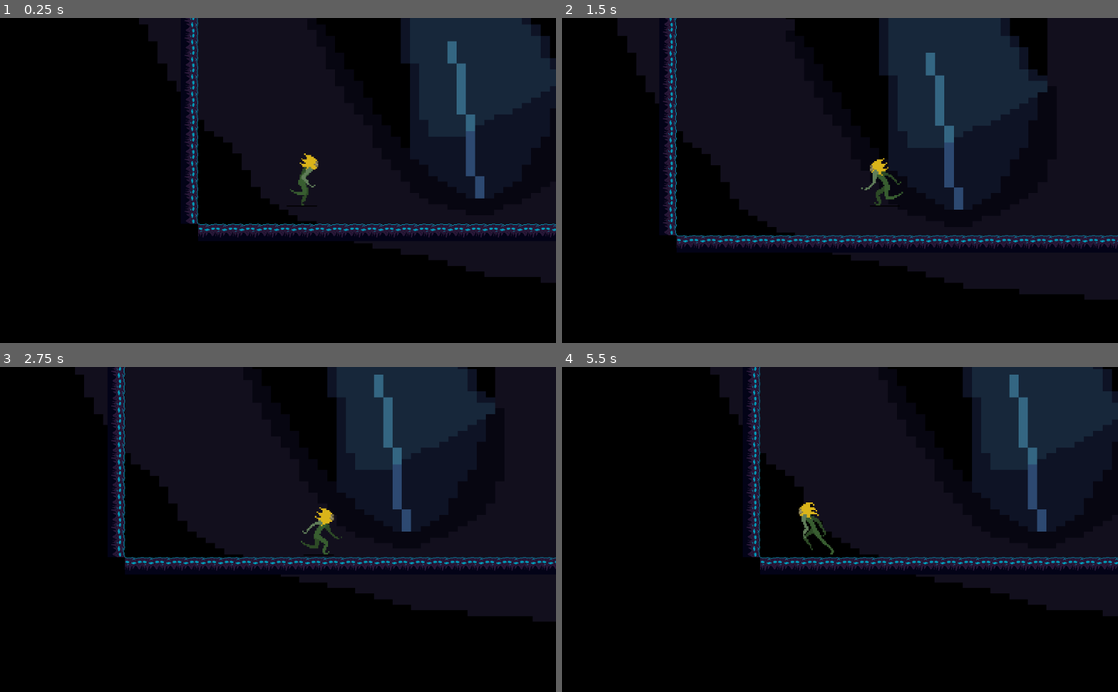
Above: before the commit, frames 1-4 (two rows, left to right).
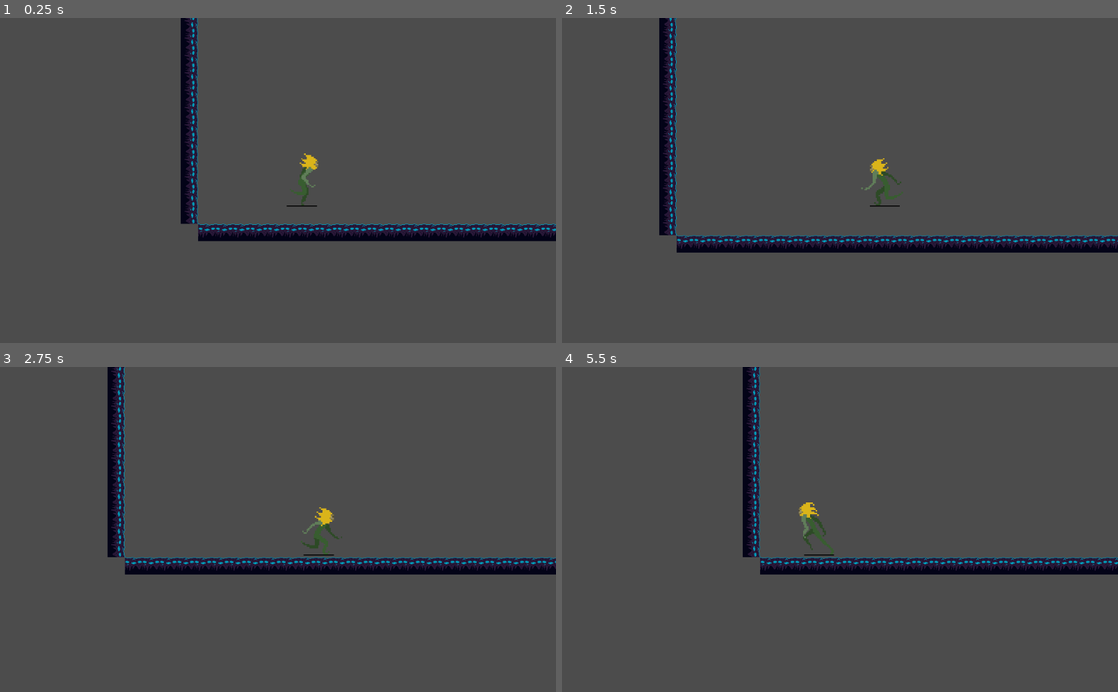
Above: after the commit, the same moments.

Repository: SpencerClark5/Bloom
Game: Godot game, scene res://Scenes/Game.tscn
The game is run twice, just before and just after one commit, with the same random seed, the same clock (stepped at 60 frames per second) and the same inputs.
Inputs:
- Up to frame 1 (0.25 s): no input
- Up to frame 2 (1.5 s): hold D (Right) 0.53-1.28 s; tap Space (Jump) at 0.77 s; hold A (Left) from 1.28 s (still down)
- Up to frame 3 (2.75 s): tap Space (Jump) at 1.52 s; release A (Left) at 2.03 s; hold D (Right) from 2.03 s (still down)
- Up to frame 4 (5.5 s): tap Space (Jump) at 3.02, 3.77, 4.52 s; release D (Right) at 3.53 s; hold A (Left) from 3.53 s (still down)

The runs differ from the first frame. In frame 1, 95% of the frame differs, in the area x 0-100%, y 0-100%; in frame 2, 94%; in frame 3, 94%; in frame 4, 95%.

Commit message:
Plant animation clean

Diff:
--- a/BloomGame/Scenes/Game.tscn
+++ b/BloomGame/Scenes/Game.tscn
@@ -32,7 +32,22 @@
 
 [node name="Node2D" type="Node2D"]
 
+[node name="ParallaxBackground" type="ParallaxBackground" parent="."]
+
+[node name="ParallaxLayer" type="ParallaxLayer" parent="ParallaxBackground"]
+
+[node name="Sprite" type="Sprite" parent="ParallaxBackground/ParallaxLayer"]
+
+[node name="ParallaxLayer2" type="ParallaxLayer" parent="ParallaxBackground"]
+
+[node name="Sprite" type="Sprite" parent="ParallaxBackground/ParallaxLayer2"]
+
+[node name="ParallaxLayer3" type="ParallaxLayer" parent="ParallaxBackground"]
+
+[node name="Sprite" type="Sprite" parent="ParallaxBackground/ParallaxLayer3"]
+
 [node name="Background" type="Sprite" parent="."]
+visible = false
 position = Vector2( 1303, -493.999 )
 scale = Vector2( 17.2, 10.3636 )
 texture = ExtResource( 2 )
